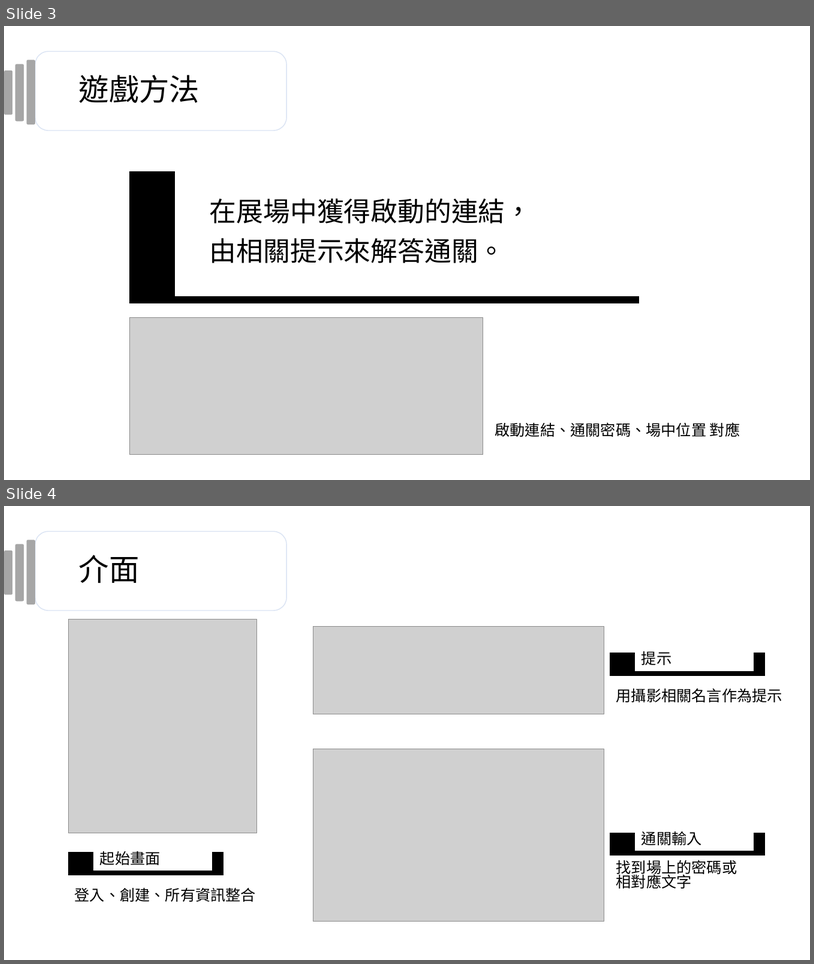
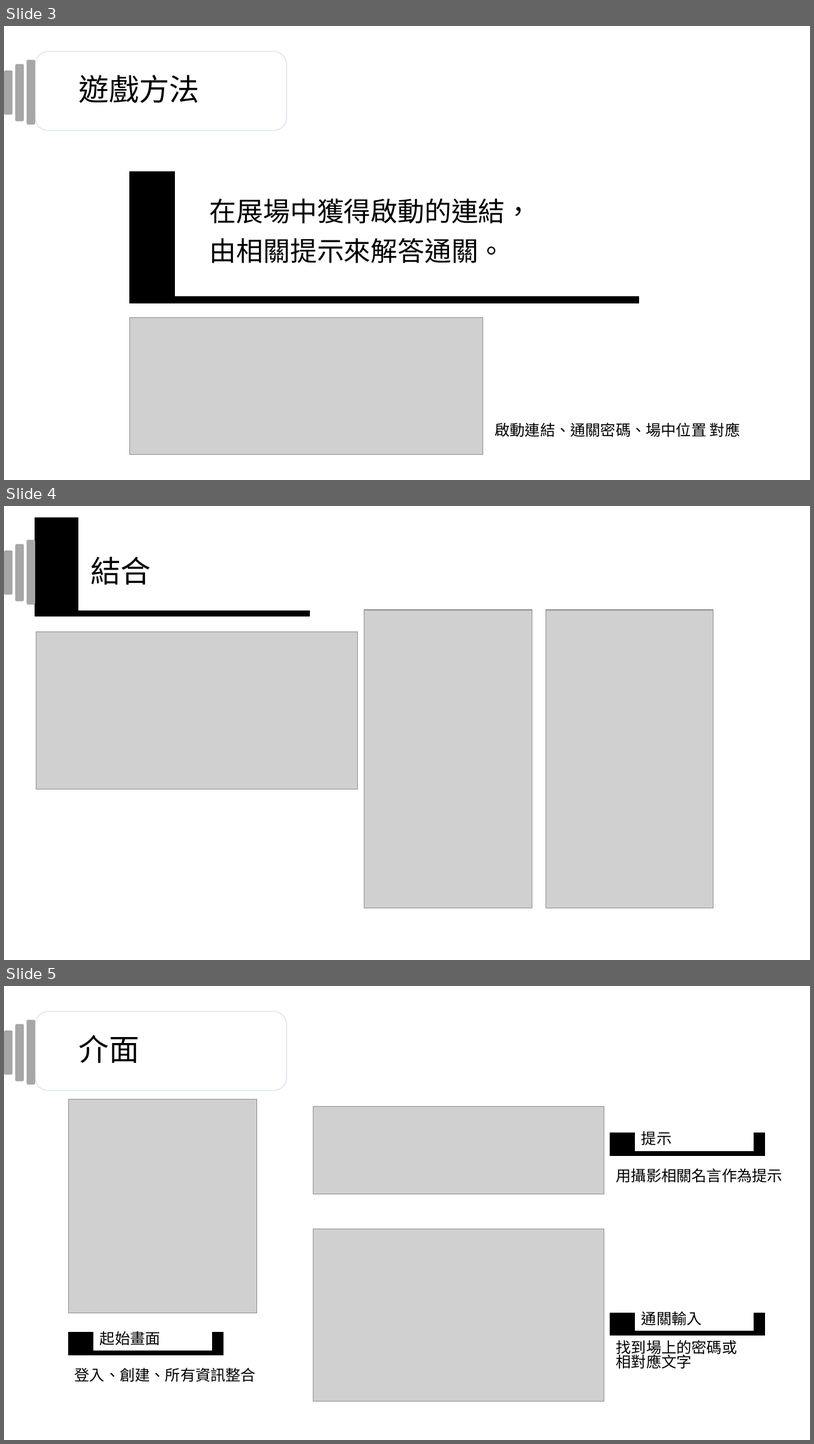
Before and after one commit to Diyo11/LHung, a slide deck: Portfolio/compile/game_exhibition/photography_sequel.pptx. Shown one above the other, each under a label of ours: slides 3 and 4 before the commit, slides 3, 4 and 5 after it. The pictures are 814x964 and 814x1444 pixels, drawn with LibreOffice and Linux fonts; fonts in the diff are those of the drawing; grey boxes stand for pictures. Boxes give left, top, right and bottom in pixels: in the first picture for what was removed or moved away, otherwise in the second. Text is boxed around its words. In the diff, an @@ line names an element or a change of style, - is before the commit and + after.

```diff
--- a/Portfolio/compile/game_exhibition/photography_sequel.pptx
+++ b/Portfolio/compile/game_exhibition/photography_sequel.pptx
@@ slide 4 added at box(4, 506, 810, 960), background #FFFFFF @@
@@ rectangle added at box(35, 518, 310, 617), fill #000000, outline #000000 1 pt @@
@@ rectangle added at box(79, 513, 329, 609), fill #FFFFFF, outline #FFFFFF 1 pt @@
@@ rounded rectangle added at box(26, 540, 35, 604), fill #A6A6A6 @@
@@ rounded rectangle added at box(4, 550, 12, 594), fill #A6A6A6 @@
@@ rounded rectangle added at box(15, 544, 24, 601), fill #A6A6A6 @@
@@ text added at box(91, 556, 152, 585), 36 pt, text #000000 @@
+結合
@@ picture added at box(365, 610, 532, 907) @@
@@ picture added at box(546, 610, 714, 907) @@
@@ picture added at box(36, 632, 357, 790) @@
@@ what was slide 4 is now slide 5 @@
```
Also in this commit, not shown: 1 other slide added, 1 slide removed, 5 other files.
